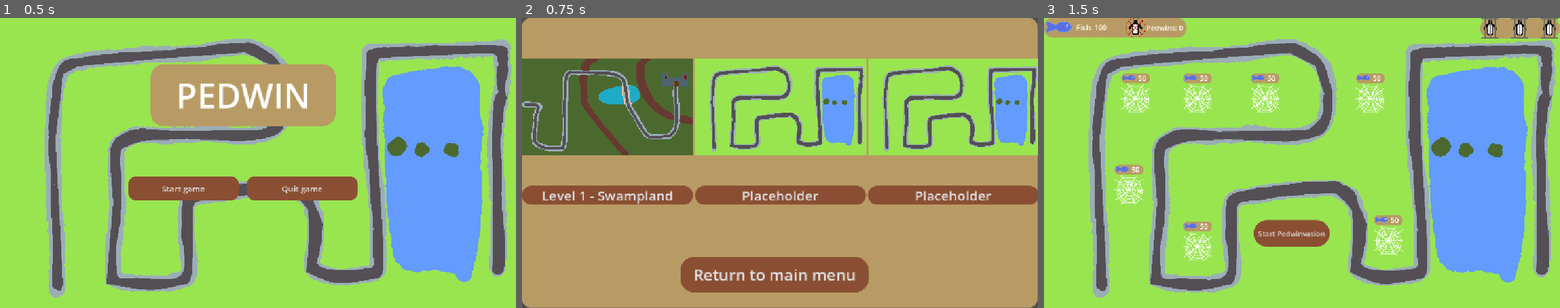
Above: before the commit, frames 1-3 (left to right).
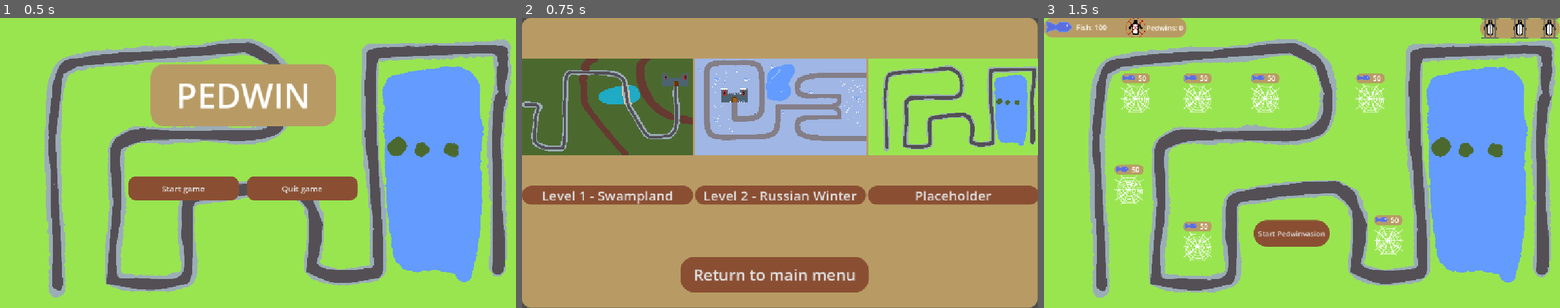
Above: after the commit, the same moments.

Repository: CrimsonCloak/pedwin
Game: Godot game, scene res://Scenes/menu.tscn
Same seed, same stepped clock (60 frames per second), same inputs: the game is played once before the commit and once after it.
Inputs:
- Up to frame 1 (0.5 s): no input
- Up to frame 2 (0.75 s): click "Start game" at 0.5 s
- Up to frame 3 (1.5 s): click "Placeholder" at 1.25 s

Frame 1 is identical in both runs. In frame 2, 12% of the frame differs, in the area x 33-67%, y 14-63%; in frame 3, nothing differs.

Commit message:
Add baseline for second level

Diff:
--- /dev/null
+++ b/Scenes/Levels/level2.tscn
@@ -0,0 +1,38 @@
+[gd_scene format=3 uid="uid://buncsryu86oy2"]
+
+[ext_resource type="Script" uid="uid://cur77xedsl4gn" path="res://Scripts/game.gd" id="1_5j5u1"]
+[ext_resource type="PackedScene" uid="uid://cmw57ycpp3g6g" path="res://Scenes/game_manager.tscn" id="2_tnuy3"]
+[ext_resource type="Texture2D" uid="uid://m11wjyhypels" path="res://Assets/Level2.png" id="3_3f8mu"]
+[ext_resource type="PackedScene" uid="uid://br4vn4h68fivi" path="res://Scenes/UI/level_hud.tscn" id="5_16px4"]
+
+[sub_resource type="Curve2D" id="Curve2D_qxrlw"]
+_data = {
+"points": PackedVector2Array(0, 0, 0, 0, 1145, 537, 0, 0, 0, 0, 792, 535, 0, 0, 0, 0, 695, 497, 0, 0, 0, 0, 708, 405, 0, 0, 0, 0, 969, 393, 0, 0, 0, 0, 956, 335, 0, 0, 0, 0, 570, 328, 0, 0, 0, 0, 526, 518, 0, 0, 0, 0, 107, 518, 0, 0, 0, 0, 87, 478, 0, 0, 0, 0, 91, 68, 0, 0, 0, 0, 444, 70, 0, 0, 0, 0, 424, 393, 0, 0, 0, 0, 269, 403, 0, 0, 0, 0, 266, 296)
+}
+point_count = 15
+
+[node name="Game" type="Node2D" unique_id=1903733899]
+script = ExtResource("1_5j5u1")
+
+[node name="GameManager" parent="." unique_id=1840653045 instance=ExtResource("2_tnuy3")]
+
+[node name="Background" type="Sprite2D" parent="." unique_id=1396405459]
+position = Vector2(577, 325)
+scale = Vector2(0.6009259, 0.6009259)
+texture = ExtResource("3_3f8mu")
+
+[node name="Path2D" type="Path2D" parent="." unique_id=1841170749]
+curve = SubResource("Curve2D_qxrlw")
+
+[node name="SpawnTimer" type="Timer" parent="." unique_id=1759072209]
+wait_time = 1.5
+
+[node name="StartButton" type="Button" parent="." unique_id=307434285]
+offset_left = 507.0
+offset_top = 562.0
+offset_right = 677.0
+offset_bottom = 621.0
+text = "Start Pedwinvasion"
+autowrap_mode = 2
+
+[node name="LevelHud" parent="." unique_id=1502562895 instance=ExtResource("5_16px4")]
--- a/Scenes/UI/level_selection_screen.tscn
+++ b/Scenes/UI/level_selection_screen.tscn
@@ -3,6 +3,7 @@
 [ext_resource type="Texture2D" uid="uid://b6h3ttwrjyk4b" path="res://Assets/Background_grey.png" id="1_162a4"]
 [ext_resource type="Script" uid="uid://bw818ekxhf8ot" path="res://Scripts/level_selection_screen.gd" id="1_kelw6"]
 [ext_resource type="Texture2D" uid="uid://cpglqn11br3y8" path="res://Assets/Level1.png" id="2_i6ngy"]
+[ext_resource type="Texture2D" uid="uid://m11wjyhypels" path="res://Assets/Level2.png" id="3_7s332"]
 
 [node name="LevelSelectionScreen" type="Control" unique_id=278618105]
 layout_mode = 3
@@ -49,13 +50,13 @@
 
 [node name="Level preview" type="TextureRect" parent="Panel/HBoxContainer/Level2" unique_id=100612347]
 layout_mode = 2
-texture = ExtResource("1_162a4")
+texture = ExtResource("3_7s332")
 expand_mode = 5
 
 [node name="StartLevel" type="Button" parent="Panel/HBoxContainer/Level2" unique_id=2063828446]
 layout_mode = 2
 theme_override_font_sizes/font_size = 30
-text = "Placeholder
+text = "Level 2 - Russian Winter
 "
 
 [node name="Level3" type="VBoxContainer" parent="Panel/HBoxContainer" unique_id=44756299]
--- a/Scripts/level_selection_screen.gd
+++ b/Scripts/level_selection_screen.gd
@@ -3,7 +3,6 @@
 @onready var level1_button: Button = get_node("Panel/HBoxContainer/Level1/StartLevel")
 @onready var level2_button: Button = get_node("Panel/HBoxContainer/Level2/StartLevel")
 @onready var level3_button: Button = get_node("Panel/HBoxContainer/Level3/StartLevel")
-
 
 # Called when the node enters the scene tree for the first time.
 func _ready() -> void:
@@ -19,7 +18,7 @@
 	get_tree().change_scene_to_file("res://Scenes/Levels/level1.tscn")
 
 func start_level2():
-	get_tree().change_scene_to_file("res://Scenes/Levels/demogame.tscn")
+	get_tree().change_scene_to_file("res://Scenes/Levels/level2.tscn")
 
 func start_level3():
 	get_tree().change_scene_to_file("res://Scenes/Levels/demogame.tscn")
Binary file added: Assets/Level2.png
Not shown, added: Assets/Level2.png.import
